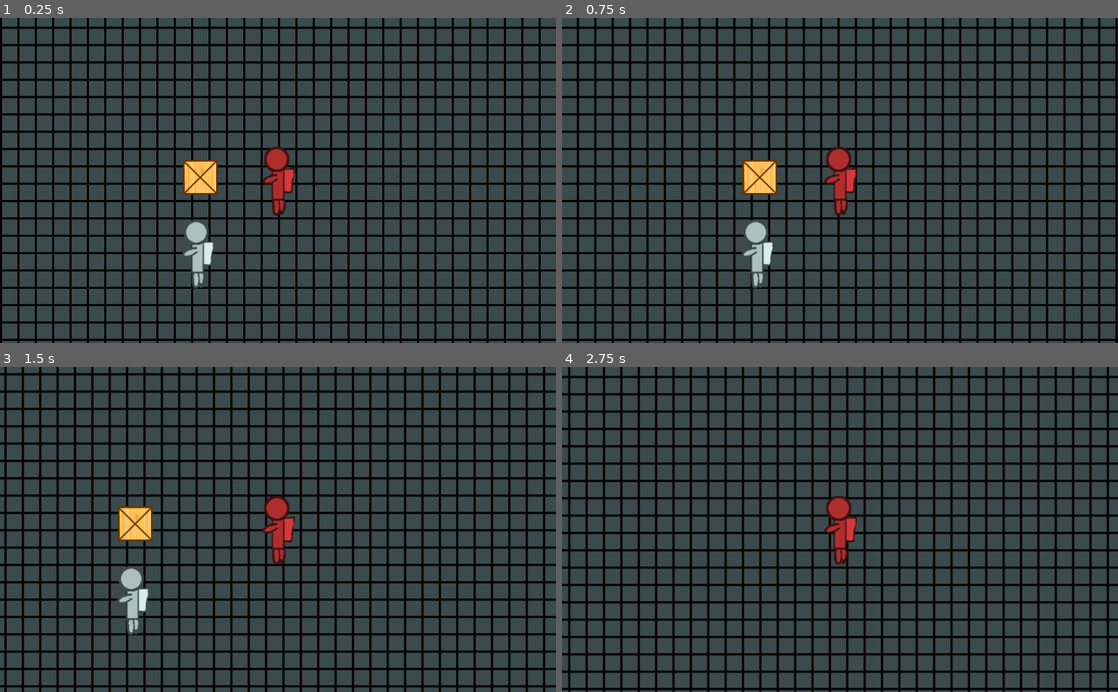
Above: before the commit, frames 1-4 (two rows, left to right).
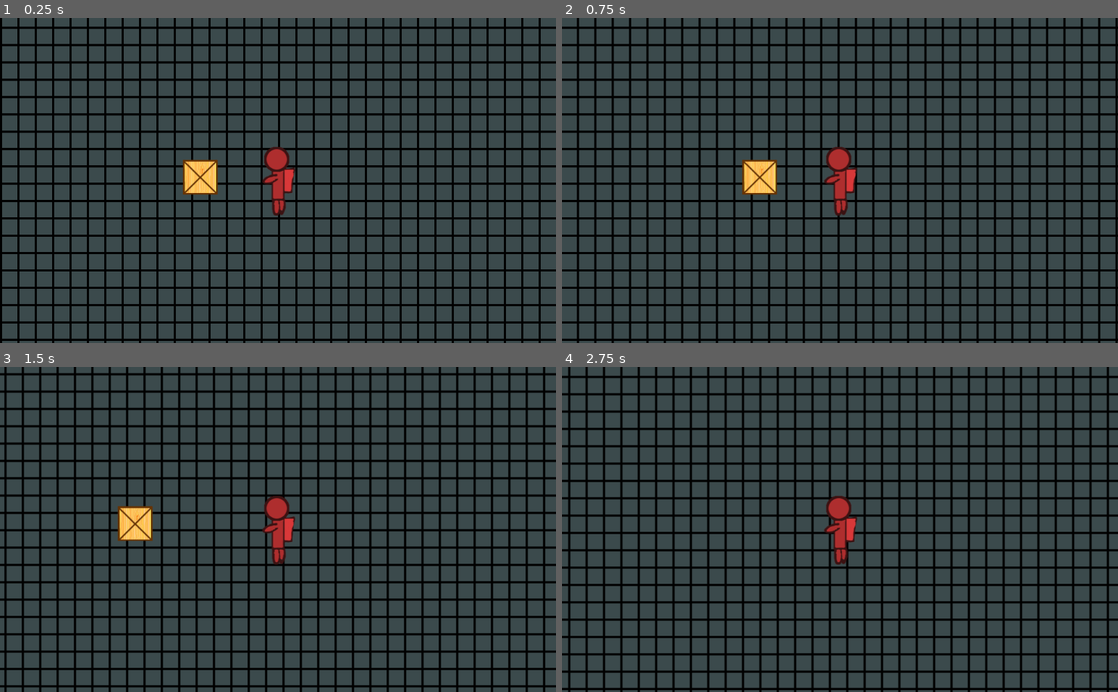
Above: after the commit, the same moments.

Repository: thecyberwraith/cb-gamejam-2021
Game: Godot game, scene res://Levels/Level1/Level1.tscn
Two runs of this game, one before a commit and one after it. Both use one fixed random seed, a clock stepped at 60 frames per second and the inputs below.
Inputs:
- Up to frame 1 (0.25 s): no input
- Up to frame 2 (0.75 s): tap Enter at 0.5 s; hold Right (ui_right) from 0.53 s (still down); tap Space (ui_select) at 0.6 s
- Up to frame 3 (1.5 s): tap Space (ui_select) at 0.77, 1.07, 1.35 s; release Right (ui_right) at 1.28 s; hold Down (ui_down) from 1.28 s (still down)
- Up to frame 4 (2.75 s): tap Space (ui_select) at 1.52, 1.82, 2.1 s; release Down (ui_down) at 2.03 s; hold Right (ui_right) from 2.03 s (still down)

The runs differ from the first frame. In frame 1, 0.6% of the frame differs, in the area x 32-39%, y 62-84%; in frame 2, 0.6%; in frame 3, 0.6%, in the area x 21-27%, y 61-83%; in frame 4, nothing differs.

Commit message:
Generalized interactions

Diff:
--- a/Characters/Astronaut/Astronaut.gd
+++ b/Characters/Astronaut/Astronaut.gd
@@ -3,28 +3,12 @@
 class_name Astronaut
 
 onready var mount: Node2D = get_node("Mount")
-onready var interaction_region: Area2D = get_node("Area2D")
+onready var interaction_tracker: InteractionTracker = get_node("InteractionTracker")
 
 const force = 5
 
-var interactables: Array
 var aimed_direction: Vector2
-var carried_item: Node2D
-
-func _ready():
-	interaction_region.connect("body_entered", self, "set_interaction")
-	interaction_region.connect("body_exited", self, "unset_interaction")
-
-func set_interaction(body):
-	if interactables.find(body) < 0:
-		interactables.append(body)
-	print('There are ', len(interactables), ' interactables now')
-
-func unset_interaction(body):
-	var index = interactables.find(body)
-	if index >= 0:
-		interactables.remove(index)
-	print('There are ', len(interactables), ' interactables left')
+var current_interaction: Node2D
 
 func get_mount_transform() -> Transform2D:
 	return mount.transform
@@ -36,13 +20,16 @@
 		apply_impulse(Vector2(0,0), direction*force)
 
 	if Input.is_action_just_pressed("ui_select"):
-		if carried_item != null:
-			carried_item.finish_interaction()
-		elif len(interactables) > 0:
-			for interactable in interactables:
-				if interactable.has_method('interact'):
-					carried_item = interactable.interact(self)
-					break
+		if current_interaction != null:
+			current_interaction.finish_interaction()
+			current_interaction = null
+		else:
+			var next_interactable = interaction_tracker.find_first_active_interactable(self)
+
+			if next_interactable:
+				current_interaction = next_interactable.on_interact(self)
+				print('I interacted with ', next_interactable.interact_text)
+
 
 func _get_input_direction() -> Vector2:
 	var input_map = {
--- a/Characters/Astronaut/Astronaut.tscn
+++ b/Characters/Astronaut/Astronaut.tscn
@@ -1,7 +1,8 @@
-[gd_scene load_steps=5 format=2]
+[gd_scene load_steps=6 format=2]
 
 [ext_resource path="res://Characters/Astronaut/astronaut.png" type="Texture" id=1]
 [ext_resource path="res://Characters/Astronaut/Astronaut.gd" type="Script" id=2]
+[ext_resource path="res://Characters/Astronaut/InteractionTracker.gd" type="Script" id=3]
 
 [sub_resource type="CapsuleShape2D" id=1]
 radius = 20.0206
@@ -24,10 +25,11 @@
 position = Vector2( -25.2554, 2.24493 )
 rotation = -0.342471
 
-[node name="Area2D" type="Area2D" parent="."]
+[node name="InteractionTracker" type="Area2D" parent="."]
 position = Vector2( -45.1791, 2.24493 )
-collision_layer = 2
-collision_mask = 2
+collision_layer = 3
+collision_mask = 3
+script = ExtResource( 3 )
 
-[node name="CollisionShape2D" type="CollisionShape2D" parent="Area2D"]
+[node name="CollisionShape2D" type="CollisionShape2D" parent="InteractionTracker"]
 shape = SubResource( 2 )
--- /dev/null
+++ b/Characters/Astronaut/InteractionTracker.gd
@@ -0,0 +1,37 @@
+extends Area2D
+
+class_name InteractionTracker
+
+var interactables: Array = []
+
+func _ready():
+	if not connect("area_entered", self, "on_area_enter") == OK:
+		print('Connection Error')
+	if not connect("area_exited", self, "on_area_exit") == OK:
+		print('Another error')
+
+func on_area_enter(area) -> void:
+	print('I am detecting...')
+	if not area is InteractableArea:
+		print('It is not interactable')
+		return
+
+	if interactables.find(area) < 0:
+		interactables.append(area)
+	print('There are ', len(interactables), ' interactables now')
+
+func on_area_exit(area) -> void:
+	if not area is InteractableArea:
+		return
+
+	var index = interactables.find(area)
+	if index >= 0:
+		interactables.remove(index)
+	print('There are ', len(interactables), ' interactables left')
+
+func find_first_active_interactable(astronaut) -> InteractableArea:
+	for candidate in interactables:
+		if candidate.can_interact(astronaut):
+			return candidate
+
+	return null
--- a/Items/HeldItem.gd
+++ b/Items/HeldItem.gd
@@ -2,22 +2,24 @@
 
 class_name HeldItem
 
-var original: RigidBody2D
-var astronaut: RigidBody2D
+var original
+var astronaut
 
 func _ready():
 	pass
 
-func initialize(item, astronaut):
-	self.astronaut = astronaut
+func initialize(item, a_astronaut):
+	astronaut = a_astronaut
 	self.original = item
 	self.texture = item.get_sprite_texture()
+
 	astronaut.add_child(self)
 	astronaut.move_child(self, 0)
+
 	self.transform = astronaut.get_mount_transform()
 
 func finish_interaction():
-	original.set_collidable(true)
+	original.set_active(true)
 	original.transform = self.global_transform
 	original.angular_velocity = astronaut.angular_velocity
 	original.linear_velocity = astronaut.linear_velocity
--- /dev/null
+++ b/Items/InteractableArea.gd
@@ -0,0 +1,21 @@
+extends Area2D
+
+class_name InteractableArea
+
+onready var shape: CollisionShape2D = get_node("CollisionShape2D")
+
+export var interact_text = 'Interact'
+
+func set_interactable(interactable: bool):
+	shape.set_deferred("disabled", !interactable)
+
+func can_interact(_astronaut):
+	return true
+
+func on_interact(_astronaut):
+	# Returns some object with a finish_interaction method if an ongoing effect
+	# is required. Otherwise, return null.
+	# Ex: To hold an item, return a HeldItem
+	# Ex: To start a process, return an InteractiveProcess
+	# To hit a button, return null (no further interaction)
+	return null
--- a/Items/Item.gd
+++ b/Items/Item.gd
@@ -4,32 +4,18 @@
 
 onready var sprite: Sprite = get_node("Sprite")
 onready var collider: CollisionShape2D = get_node("CollisionShape2D")
-
-var stored_collision_mask: int
-var stored_collision_layer: int
+onready var interactions: ItemInteractableArea = get_node("ItemInteractableArea")
 
 const HeldItem = preload("res://Items/HeldItem.tscn")
 
 func _ready():
-	print('Collisions stored')
-	stored_collision_mask = collision_mask
-
-func interact(astronaut) -> HeldItem:
-	set_collidable(false)
-	var item = HeldItem.instance()
-	item.initialize(self, astronaut)
-	self.visible = false
-	return item
+	interactions.initialize(self)
 
 func get_sprite_texture() -> Texture:
 	return sprite.texture
 
-func set_collidable(collide: bool) -> void:
-	print('Setting collisions to ', collide)
-	collider.set_deferred("disabled", !collide)
-	#if collide:
-	#	collision_mask = stored_collision_mask
-	#	collision_layer = stored_collision_layer
-	#else:
-	#	collision_mask = 0
-	#	collision_layer = 0
+func set_active(active: bool) -> void:
+	print('Setting active to ', active)
+	collider.set_deferred("disabled", !active)
+	interactions.set_interactable(active)
+	visible = active
--- a/Items/Item.tscn
+++ b/Items/Item.tscn
@@ -1,14 +1,17 @@
-[gd_scene load_steps=4 format=2]
+[gd_scene load_steps=6 format=2]
 
 [ext_resource path="res://Items/crate.jpg" type="Texture" id=1]
 [ext_resource path="res://Items/Item.gd" type="Script" id=2]
+[ext_resource path="res://Items/ItemInteractableArea.gd" type="Script" id=3]
+
+[sub_resource type="RectangleShape2D" id=1]
+extents = Vector2( 32.0816, 32.0296 )
 
 [sub_resource type="RectangleShape2D" id=2]
-extents = Vector2( 32.0816, 32.0296 )
+extents = Vector2( 43.8444, 43.7524 )
 
 [node name="Item" type="RigidBody2D"]
 position = Vector2( -0.148651, -31.9599 )
-collision_layer = 3
 script = ExtResource( 2 )
 
 [node name="Sprite" type="Sprite" parent="."]
@@ -16,4 +19,12 @@
 
 [node name="CollisionShape2D" type="CollisionShape2D" parent="."]
 position = Vector2( 0.297302, 0.148651 )
+shape = SubResource( 1 )
+
+[node name="ItemInteractableArea" type="Area2D" parent="."]
+collision_layer = 2
+collision_mask = 2
+script = ExtResource( 3 )
+
+[node name="CollisionShape2D" type="CollisionShape2D" parent="ItemInteractableArea"]
 shape = SubResource( 2 )
--- /dev/null
+++ b/Items/ItemInteractableArea.gd
@@ -0,0 +1,17 @@
+extends InteractableArea
+
+class_name ItemInteractableArea
+
+const HeldItem = preload("res://Items/HeldItem.tscn")
+var item
+
+func initialize(a_item):
+	item = a_item
+
+func on_interact(astronaut) -> HeldItem:
+	item.set_active(false)
+
+	var held_item = HeldItem.instance()
+	held_item.initialize(item, astronaut)
+
+	return held_item
--- a/Levels/AstronautCamera.gd
+++ b/Levels/AstronautCamera.gd
@@ -4,8 +4,8 @@
 
 var handler: AstronautHandler
 
-func initialize(handler: AstronautHandler):
-	self.handler = handler
+func initialize(a_handler: AstronautHandler):
+	handler = a_handler
 
 func _process(_delta):
 	if handler:
--- a/Levels/Level1/Level1.tscn
+++ b/Levels/Level1/Level1.tscn
@@ -24,9 +24,6 @@
 
 [node name="Position2D" type="Position2D" parent="Starts"]
 
-[node name="Position2D2" type="Position2D" parent="Starts"]
-position = Vector2( -148.165, 134.695 )
-
 [node name="AstronautCamera" parent="." instance=ExtResource( 3 )]
 
 [node name="Item" parent="." instance=ExtResource( 6 )]
--- a/project.godot
+++ b/project.godot
@@ -24,16 +24,34 @@
 "language": "GDScript",
 "path": "res://Items/HeldItem.gd"
 }, {
+"base": "Area2D",
+"class": "InteractableArea",
+"language": "GDScript",
+"path": "res://Items/InteractableArea.gd"
+}, {
+"base": "Area2D",
+"class": "InteractionTracker",
+"language": "GDScript",
+"path": "res://Characters/Astronaut/InteractionTracker.gd"
+}, {
 "base": "RigidBody2D",
 "class": "Item",
 "language": "GDScript",
 "path": "res://Items/Item.gd"
+}, {
+"base": "InteractableArea",
+"class": "ItemInteractableArea",
+"language": "GDScript",
+"path": "res://Items/ItemInteractableArea.gd"
 } ]
 _global_script_class_icons={
 "Astronaut": "",
 "AstronautHandler": "",
 "HeldItem": "",
-"Item": ""
+"InteractableArea": "",
+"InteractionTracker": "",
+"Item": "",
+"ItemInteractableArea": ""
 }
 
 [application]
